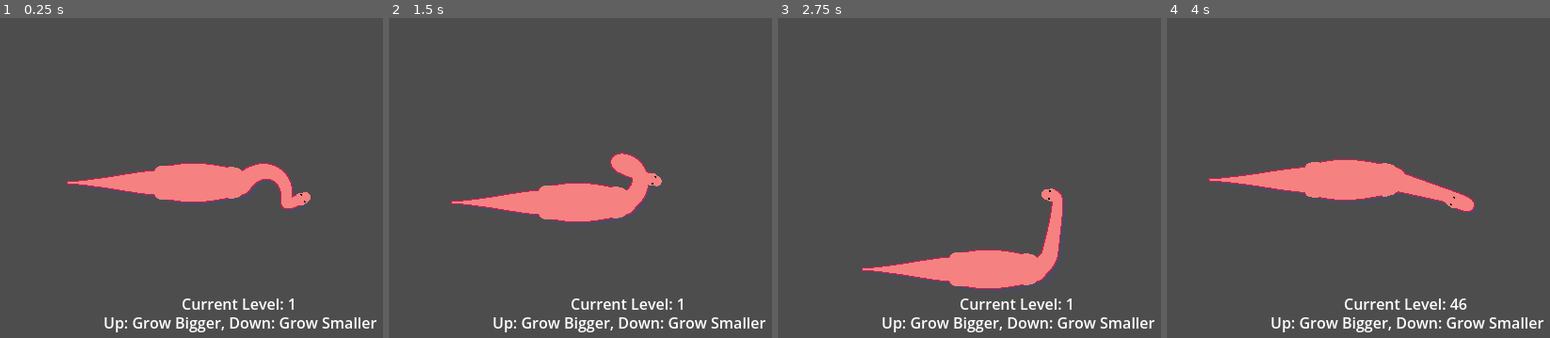
Above: before the commit, frames 1-4 (left to right).
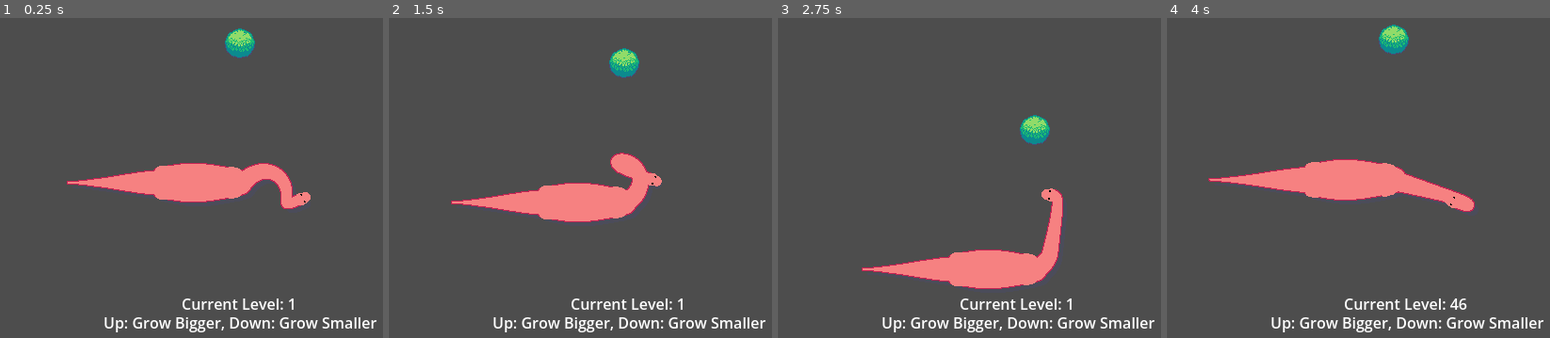
Above: after the commit, the same moments.

Repository: jentaruno/menchie
Game: Godot game, scene res://scenes/debug_growth.tscn
Two runs of this game, one before a commit and one after it. Both use one fixed random seed, a clock stepped at 60 frames per second and the inputs below. This scene is started directly instead of the project's main scene.
Inputs (mouse positions are in pixels of both pictures, inside the frame that each line leads up to):
- Up to frame 1 (0.25 s): no input
- Up to frame 2 (1.5 s): move the mouse to (760, 165) at 0.52 s; hold Right (move_right) 0.53-1.28 s; click (760, 165) at 0.67 s; move the mouse to (507, 200) at 1.27 s; hold Down (move_down) from 1.28 s (still down)
- Up to frame 3 (2.75 s): move the mouse to (1076, 107) at 2.02 s; release Down (move_down) at 2.03 s; hold Right (move_right) from 2.03 s (still down)
- Up to frame 4 (4 s): move the mouse to (1377, 251) at 2.77 s; release Right (move_right) at 2.78 s; hold Up (move_up) 2.78-3.53 s; click (1377, 251) at 2.92 s; move the mouse to (outside the picture) at 3.52 s; hold Left (move_left) from 3.53 s (still down)

The runs differ from the first frame. In frame 1, 0.6% of the frame differs, in the area x 58-67%, y 3-13%; in frame 2, 0.6%; in frame 3, 0.6%; in frame 4, 0.6%.

Commit message:
tree for scale

Diff:
--- a/scenes/debug_growth.tscn
+++ b/scenes/debug_growth.tscn
@@ -3,6 +3,7 @@
 [ext_resource type="Script" uid="uid://bw621fun1qkq8" path="res://player/growth/debug_growth.gd" id="1_21uak"]
 [ext_resource type="PackedScene" uid="uid://b3s2a2rc73jma" path="res://player/menchie.tscn" id="1_hhlfo"]
 [ext_resource type="Script" uid="uid://b58vms8g71mu3" path="res://player/player_camera.gd" id="2_3k0rb"]
+[ext_resource type="PackedScene" uid="uid://66720eogkxjg" path="res://world/vegetation/regular_tree.tscn" id="4_a6am2"]
 
 [node name="DebugGrowth" type="Node2D" unique_id=1090860608]
 script = ExtResource("1_21uak")
@@ -12,6 +13,9 @@
 
 [node name="Menchie" parent="." unique_id=731980239 instance=ExtResource("1_hhlfo")]
 unique_name_in_owner = true
+
+[node name="TreeTop" parent="." unique_id=2114284003 instance=ExtResource("4_a6am2")]
+position = Vector2(0, -148)
 
 [node name="CanvasLayer" type="CanvasLayer" parent="." unique_id=523226512]
 
